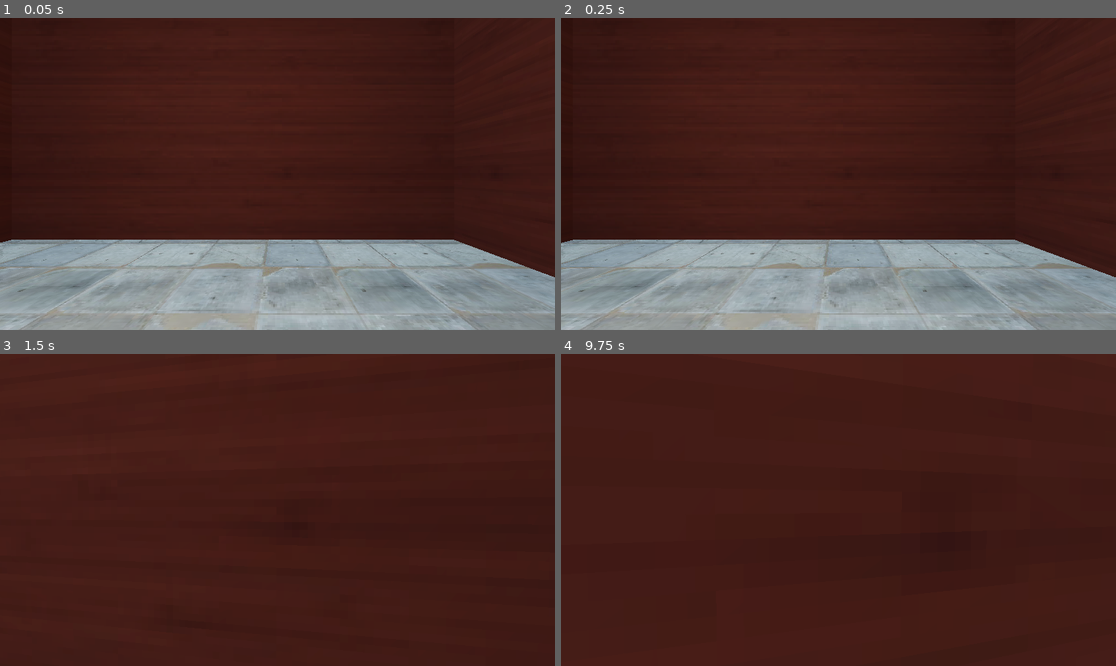
Above: before the commit, frames 1-4 (two rows, left to right).
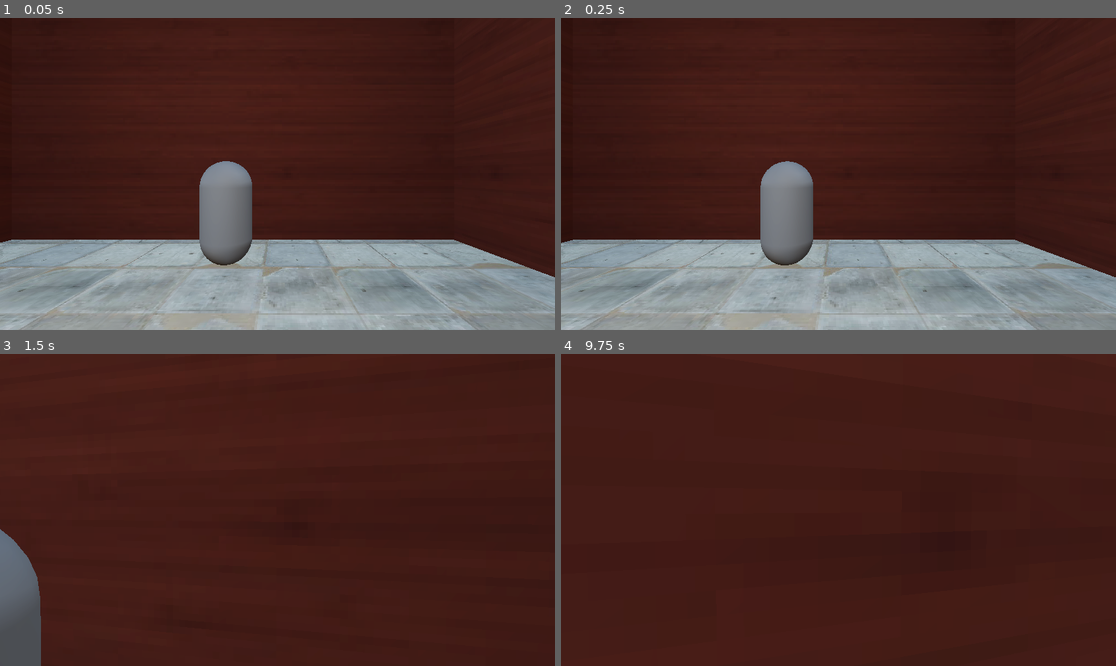
Above: after the commit, the same moments.

Repository: JacobMillner/godot-sandbox
Game: Godot game, scene res://Maps/level_1.tscn
Two runs of this game, one before a commit and one after it. Both use one fixed random seed, a clock stepped at 60 frames per second and the inputs below.
Inputs (mouse positions are in pixels of both pictures, inside the frame that each line leads up to):
- Up to frame 1 (0.05 s): no input
- Up to frame 2 (0.25 s): no input
- Up to frame 3 (1.5 s): move the mouse to (305, 510) at 0.52 s; hold Up (ui_up) from 0.53 s (still down); tap E (interact) at 0.6, 1.35 s; tap Space (jump) at 0.77 s; move the mouse to (249, 510) at 1.27 s
- Up to frame 4 (9.75 s): tap Space (jump) at 1.52, 3.02, 3.77, 4.52, 6.02, 6.77, 7.25, 7.52, 8.75, 9.02 s; move the mouse to (849, 503) at 2.02 s; tap Shift (run) every 2.25 s from 2.1 to 8.85 s; tap E (interact) at 2.3, 2.85, 3.6, 4.55, 5.1, 5.85, 6.8, 7.35, 8.1, 9.05, 9.6 s; move the mouse to (832, 516) at 2.77 s; move the mouse to (877, 513) at 3.52 s; move the mouse to (794, 506) at 4.27 s; move the mouse to (844, 510) at 5.02 s; tap Enter at 5.75, 8 s; move the mouse to (816, 503) at 5.77 s; release Up (ui_up) at 5.78 s; hold Right (ui_right) 5.78-6.53 s; move the mouse to (866, 510) at 6.52 s; hold Up (ui_up) 6.53-8.78 s; move the mouse to (810, 510) at 7.27 s; move the mouse to (849, 503) at 8.02 s; move the mouse to (832, 516) at 8.77 s; hold Left (ui_left) 8.78-9.53 s; move the mouse to (877, 513) at 9.52 s; hold Up (ui_up) from 9.53 s (still down)

The runs differ from the first frame. In frame 1, 2.8% of the frame differs, in the area x 35-46%, y 45-80%; in frame 2, 2.8%; in frame 3, 2.7%; in frame 4, less than 0.1%.

Commit message:
door locked

Diff:
--- a/HorrorGame/Interactables/door.gd
+++ b/HorrorGame/Interactables/door.gd
@@ -5,16 +5,37 @@
 var is_open := false
 var can_interact := true
 
+@export var is_locked := false
+@export_node_path("Area3D") var key_path
+var actual_key
+
+func _ready() -> void:
+	if key_path != null:
+		actual_key = get_node(key_path)
+
 func action_use():
-	if is_open:
-		close()
+	if is_locked and !is_instance_valid(actual_key):
+		is_locked = false
+
+	if !is_locked:
+		if can_interact:
+			if is_open:
+				close()
+			else:
+				open()
 	else:
-		open()
+		animation_player.play("door_locked")
 
 func close():
+	can_interact = false
 	is_open = false
 	animation_player.play("door_close")
 
 func open():
+	can_interact = false
 	is_open = true
 	animation_player.play("door_open")
+
+
+func _on_animation_player_animation_finished(anim_name: StringName) -> void:
+	can_interact = true
--- a/HorrorGame/Interactables/door.tscn
+++ b/HorrorGame/Interactables/door.tscn
@@ -1,8 +1,10 @@
-[gd_scene load_steps=14 format=3 uid="uid://bodo3l0wyxvis"]
+[gd_scene load_steps=17 format=3 uid="uid://bodo3l0wyxvis"]
 
 [ext_resource type="PackedScene" uid="uid://bfrxfq0whurv4" path="res://Interactables/interact_generic.tscn" id="1_7u0gq"]
 [ext_resource type="Script" path="res://Interactables/door.gd" id="2_4ll8y"]
 [ext_resource type="Texture2D" uid="uid://bn2ybh05pr2xi" path="res://Assets/MyModels/door_wood_2.png" id="2_ohc6i"]
+[ext_resource type="AudioStream" uid="uid://br1m55qrweny0" path="res://Interactables/doorClose_1.ogg" id="4_8qahw"]
+[ext_resource type="AudioStream" uid="uid://bw684wjy23yrg" path="res://Interactables/doorOpen_1.ogg" id="4_nh7fg"]
 
 [sub_resource type="StandardMaterial3D" id="StandardMaterial3D_15dy6"]
 resource_name = "Material"
@@ -89,6 +91,41 @@
 "update": 0,
 "values": [Vector3(0, 0, 0), Vector3(0, -1.309, 0)]
 }
+tracks/1/type = "audio"
+tracks/1/imported = false
+tracks/1/enabled = true
+tracks/1/path = NodePath("SoundsDoor")
+tracks/1/interp = 1
+tracks/1/loop_wrap = true
+tracks/1/keys = {
+"clips": [],
+"times": PackedFloat32Array()
+}
+tracks/1/use_blend = true
+tracks/2/type = "value"
+tracks/2/imported = false
+tracks/2/enabled = true
+tracks/2/path = NodePath("SoundsDoor:stream")
+tracks/2/interp = 1
+tracks/2/loop_wrap = true
+tracks/2/keys = {
+"times": PackedFloat32Array(0),
+"transitions": PackedFloat32Array(1),
+"update": 1,
+"values": [ExtResource("4_nh7fg")]
+}
+tracks/3/type = "value"
+tracks/3/imported = false
+tracks/3/enabled = true
+tracks/3/path = NodePath("SoundsDoor:playing")
+tracks/3/interp = 1
+tracks/3/loop_wrap = true
+tracks/3/keys = {
+"times": PackedFloat32Array(0),
+"transitions": PackedFloat32Array(1),
+"update": 1,
+"values": [true]
+}
 
 [sub_resource type="Animation" id="Animation_i6lq7"]
 resource_name = "door_close"
@@ -105,6 +142,41 @@
 "update": 0,
 "values": [Vector3(0, -1.309, 0), Vector3(0, 0, 0)]
 }
+tracks/1/type = "audio"
+tracks/1/imported = false
+tracks/1/enabled = true
+tracks/1/path = NodePath("SoundsDoor")
+tracks/1/interp = 1
+tracks/1/loop_wrap = true
+tracks/1/keys = {
+"clips": [],
+"times": PackedFloat32Array()
+}
+tracks/1/use_blend = true
+tracks/2/type = "value"
+tracks/2/imported = false
+tracks/2/enabled = true
+tracks/2/path = NodePath("SoundsDoor:stream")
+tracks/2/interp = 1
+tracks/2/loop_wrap = true
+tracks/2/keys = {
+"times": PackedFloat32Array(0),
+"transitions": PackedFloat32Array(1),
+"update": 1,
+"values": [ExtResource("4_8qahw")]
+}
+tracks/3/type = "value"
+tracks/3/imported = false
+tracks/3/enabled = true
+tracks/3/path = NodePath("SoundsDoor:playing")
+tracks/3/interp = 1
+tracks/3/loop_wrap = true
+tracks/3/keys = {
+"times": PackedFloat32Array(0.225),
+"transitions": PackedFloat32Array(1),
+"update": 1,
+"values": [true]
+}
 
 [sub_resource type="Animation" id="Animation_gryd5"]
 length = 0.001
@@ -119,17 +191,36 @@
 "transitions": PackedFloat32Array(1),
 "update": 0,
 "values": [Vector3(0, 0, 0)]
+}
+
+[sub_resource type="Animation" id="Animation_61q80"]
+resource_name = "door_locked"
+length = 0.3
+tracks/0/type = "value"
+tracks/0/imported = false
+tracks/0/enabled = true
+tracks/0/path = NodePath("door/DoorOutside/DoorInside:rotation")
+tracks/0/interp = 1
+tracks/0/loop_wrap = true
+tracks/0/keys = {
+"times": PackedFloat32Array(0, 0.1, 0.3),
+"transitions": PackedFloat32Array(1, 1, 1),
+"update": 0,
+"values": [Vector3(0, 0, 0), Vector3(0, -0.0872665, 0), Vector3(0, 0, 0)]
 }
 
 [sub_resource type="AnimationLibrary" id="AnimationLibrary_xy3y0"]
 _data = {
 "RESET": SubResource("Animation_gryd5"),
 "door_close": SubResource("Animation_i6lq7"),
+"door_locked": SubResource("Animation_61q80"),
 "door_open": SubResource("Animation_juwtv")
 }
 
 [node name="Door" instance=ExtResource("1_7u0gq")]
 script = ExtResource("2_4ll8y")
+is_locked = false
+key_path = null
 
 [node name="CollisionShape3D" parent="." index="0"]
 transform = Transform3D(1, 0, 0, 0, 1, 0, 0, 0, 1, 0, 1.81939, 0)
@@ -155,3 +246,8 @@
 libraries = {
 "": SubResource("AnimationLibrary_xy3y0")
 }
+
+[node name="SoundsDoor" type="AudioStreamPlayer3D" parent="." index="3"]
+stream = ExtResource("4_8qahw")
+
+[connection signal="animation_finished" from="AnimationPlayer" to="." method="_on_animation_player_animation_finished"]
--- /dev/null
+++ b/HorrorGame/Interactables/key.gd
@@ -0,0 +1,4 @@
+extends Interactable
+
+func action_use():
+	queue_free()
--- /dev/null
+++ b/HorrorGame/Interactables/key.tscn
@@ -0,0 +1,24 @@
+[gd_scene load_steps=4 format=3 uid="uid://df0ve4jmx8q4q"]
+
+[ext_resource type="Script" path="res://Interactables/key.gd" id="1_gnmsi"]
+
+[sub_resource type="CapsuleMesh" id="CapsuleMesh_h4yf7"]
+
+[sub_resource type="BoxShape3D" id="BoxShape3D_pucxx"]
+size = Vector3(1, 3, 1)
+
+[node name="Key" type="Area3D" groups=["Interactable"]]
+script = ExtResource("1_gnmsi")
+
+[node name="Key" type="Area3D" parent="."]
+
+[node name="MeshInstance3D" type="MeshInstance3D" parent="Key"]
+mesh = SubResource("CapsuleMesh_h4yf7")
+
+[node name="CollisionShape3D" type="CollisionShape3D" parent="Key" groups=["Interactable"]]
+transform = Transform3D(1.3, 0, 0, 0, 1, 0, 0, 0, 1, 0, 0, 0)
+shape = SubResource("BoxShape3D_pucxx")
+
+[node name="CollisionShape3D" type="CollisionShape3D" parent="." groups=["Interactable"]]
+transform = Transform3D(1.3, 0, 0, 0, 1, 0, 0, 0, 1, 0, 0, 0)
+shape = SubResource("BoxShape3D_pucxx")
--- a/HorrorGame/Maps/level_1.tscn
+++ b/HorrorGame/Maps/level_1.tscn
@@ -9,6 +9,7 @@
 [ext_resource type="PackedScene" uid="uid://c2ck0bdlu0rjj" path="res://Assets/MyModels/bed.gltf" id="7_woh8h"]
 [ext_resource type="Texture2D" uid="uid://c76bfdtjfrmnn" path="res://Assets/painting.png" id="8_60yq6"]
 [ext_resource type="PackedScene" uid="uid://bodo3l0wyxvis" path="res://Interactables/door.tscn" id="9_vn6to"]
+[ext_resource type="PackedScene" uid="uid://df0ve4jmx8q4q" path="res://Interactables/key.tscn" id="10_8fm16"]
 
 [sub_resource type="ProceduralSkyMaterial" id="ProceduralSkyMaterial_cd0k4"]
 sky_horizon_color = Color(0.64625, 0.65575, 0.67075, 1)
@@ -319,6 +320,11 @@
 
 [node name="Door" parent="." instance=ExtResource("9_vn6to")]
 transform = Transform3D(1, 0, 0, 0, 1, 0, 0, 0, 1, -11.4, 0, 0.2)
+is_locked = true
+key_path = NodePath("../Key")
+
+[node name="Key" parent="." instance=ExtResource("10_8fm16")]
+transform = Transform3D(1, 0, 0, 0, 1, 0, 0, 0, 1, -17, 1, -4)
 
 [editable path="chair"]
 [editable path="bed"]
Not shown, added: HorrorGame/Interactables/doorClose_1.ogg.import
Not shown, added: HorrorGame/Interactables/doorOpen_1.ogg.import
Not shown: 1 places in HorrorGame/Maps/level_1.tscn that only renumber resources
Not shown, added: HorrorGame/Interactables/doorClose_1.ogg
Not shown, added: HorrorGame/Interactables/doorOpen_1.ogg
